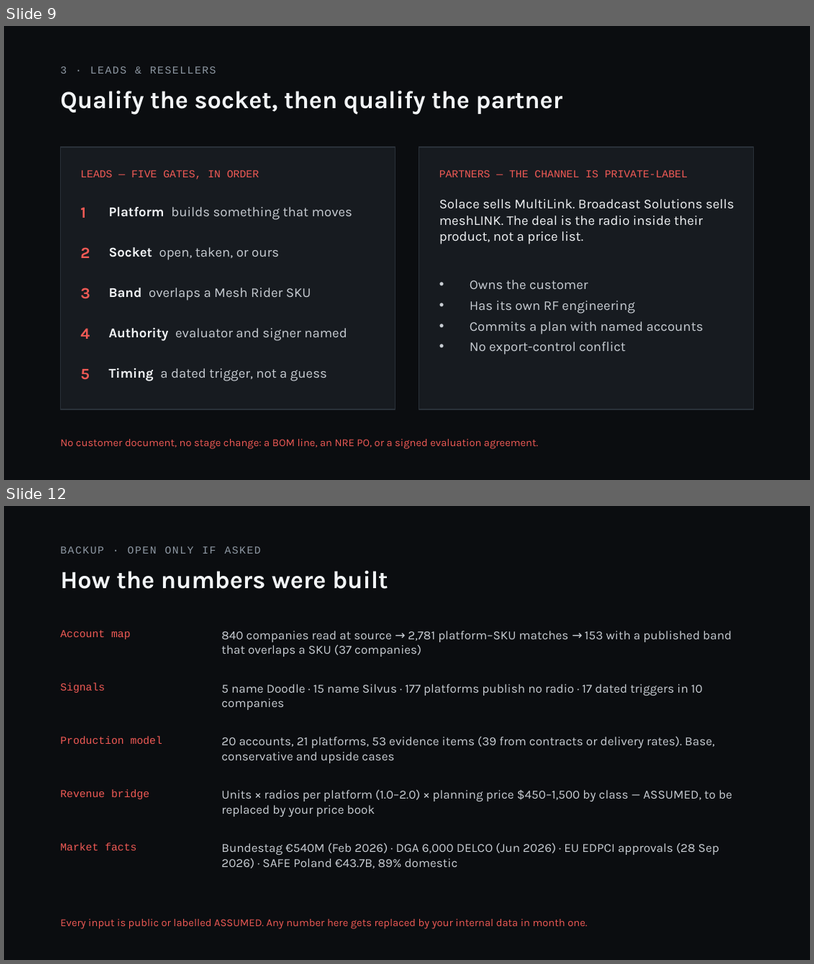
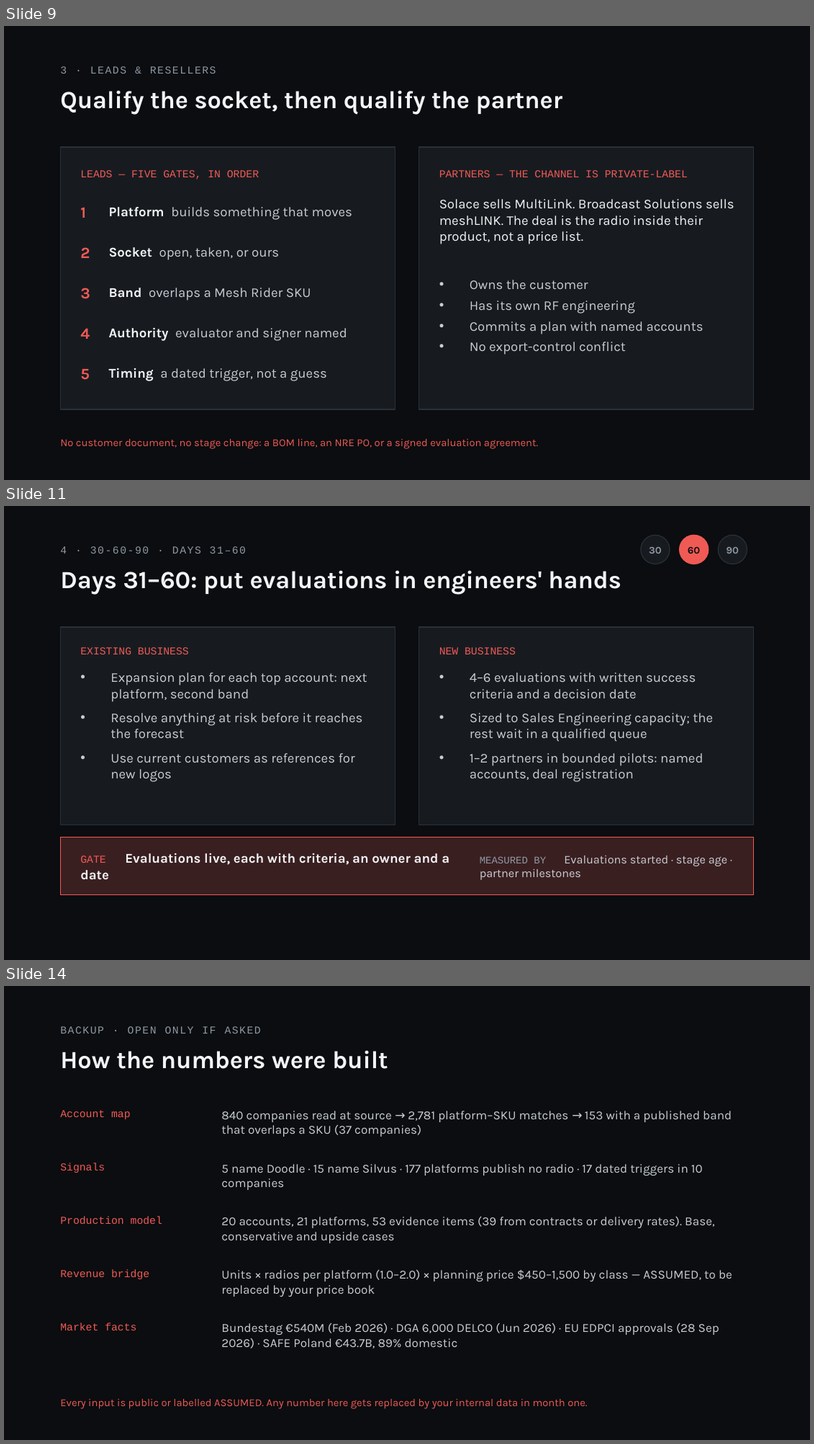
Before and after one commit to SerchMic/test, a slide deck: doodle-panel/Doodle_Labs_Europe_Panel_FINAL_v4.pptx. Shown one above the other, each under a label of ours: slides 9 and 12 before the commit, slides 9, 11 and 14 after it; the slides between them are not shown. The pictures are 814x964 and 814x1444 pixels, drawn with LibreOffice and Linux fonts; fonts in the diff are those of the drawing. Boxes give left, top, right and bottom in pixels: in the first picture for what was removed or moved away, otherwise in the second. Text is boxed around its words. In the diff, an @@ line names an element or a change of style, - is before the commit and + after.

```diff
--- a/doodle-panel/Doodle_Labs_Europe_Panel_FINAL_v4.pptx
+++ b/doodle-panel/Doodle_Labs_Europe_Panel_FINAL_v4.pptx
@@ slide 11 added at bbox=[4, 506, 810, 960], background #0B0D10 @@
@@ text added at bbox=[60, 546, 246, 554], 9.5 pt, text #8E98A3 @@
+4 · 30-60-90 · DAYS 31–60
@@ ellipse added at bbox=[641, 535, 670, 564], fill #171B20, outline #2A3139 0.75 pt @@
@@ text added at bbox=[649, 547, 662, 554], 9 pt, text #8E98A3, bold @@
+30
@@ ellipse added at bbox=[680, 535, 709, 564], fill #F05A55, outline #F05A55 0.75 pt @@
@@ text added at bbox=[688, 546, 700, 554], 9 pt, text #0B0D10, bold @@
+60
@@ ellipse added at bbox=[718, 535, 748, 564], fill #171B20, outline #2A3139 0.75 pt @@
@@ text added at bbox=[727, 547, 739, 554], 9 pt, text #8E98A3, bold @@
+90
@@ text added at bbox=[60, 570, 622, 595], 22 pt, text #F2F4F6, bold @@
+Days 31–60: put evaluations in engineers' hands
@@ rectangle added at bbox=[60, 627, 395, 824], fill #171B20, outline #2A3139 0.75 pt @@
@@ rectangle added at bbox=[419, 627, 754, 824], fill #171B20, outline #2A3139 0.75 pt @@
@@ text added at bbox=[80, 647, 189, 654], 9.5 pt, text #F05A55 @@
+EXISTING BUSINESS
@@ text added at bbox=[440, 647, 516, 654], 9.5 pt, text #F05A55 @@
+NEW BUSINESS
@@ text added at bbox=[111, 672, 367, 782], 12 pt, text #C9CED4 @@
+• Expansion plan for each top account: next platform, second band
+• Resolve anything at risk before it reaches the forecast
+• Use current customers as references for new logos
@@ text added at bbox=[470, 672, 713, 782], 12 pt, text #C9CED4 @@
+• 4–6 evaluations with written success criteria and a decision date
+• Sized to Sales Engineering capacity; the rest wait in a qualified queue
+• 1–2 partners in bounded pilots: named accounts, deal registration
@@ rectangle added at bbox=[60, 836, 754, 895], fill #3A1F21, outline #F05A55 0.75 pt @@
@@ text added at bbox=[80, 853, 450, 865], 12 pt, text #F2F4F6, bold @@
+GATE Evaluations live, each with criteria, an owner and a date
@@ text added at bbox=[480, 855, 728, 880], 10.5 pt, text #C9CED4 @@
+MEASURED BY Evaluations started · stage age · partner milestones
@@ what was slide 12 is now slide 14 @@
```
Also in this commit, not shown: 9 slides changed, 2 other slides added, 1 slide removed, 1 other file.
